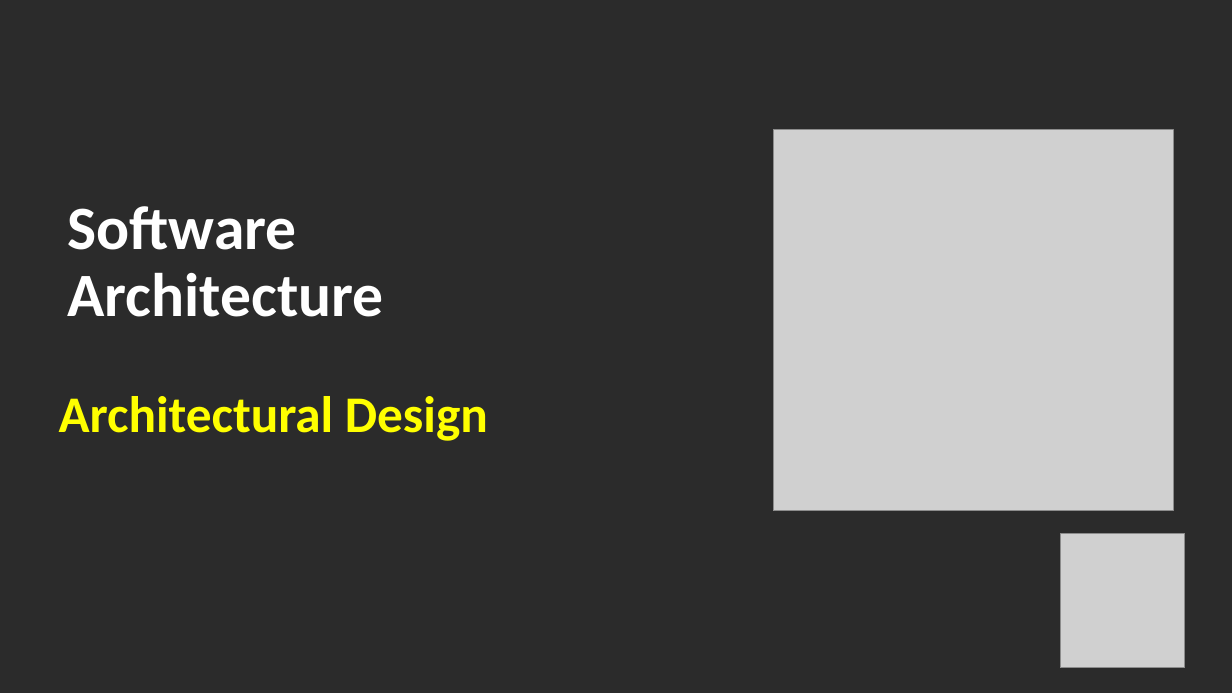
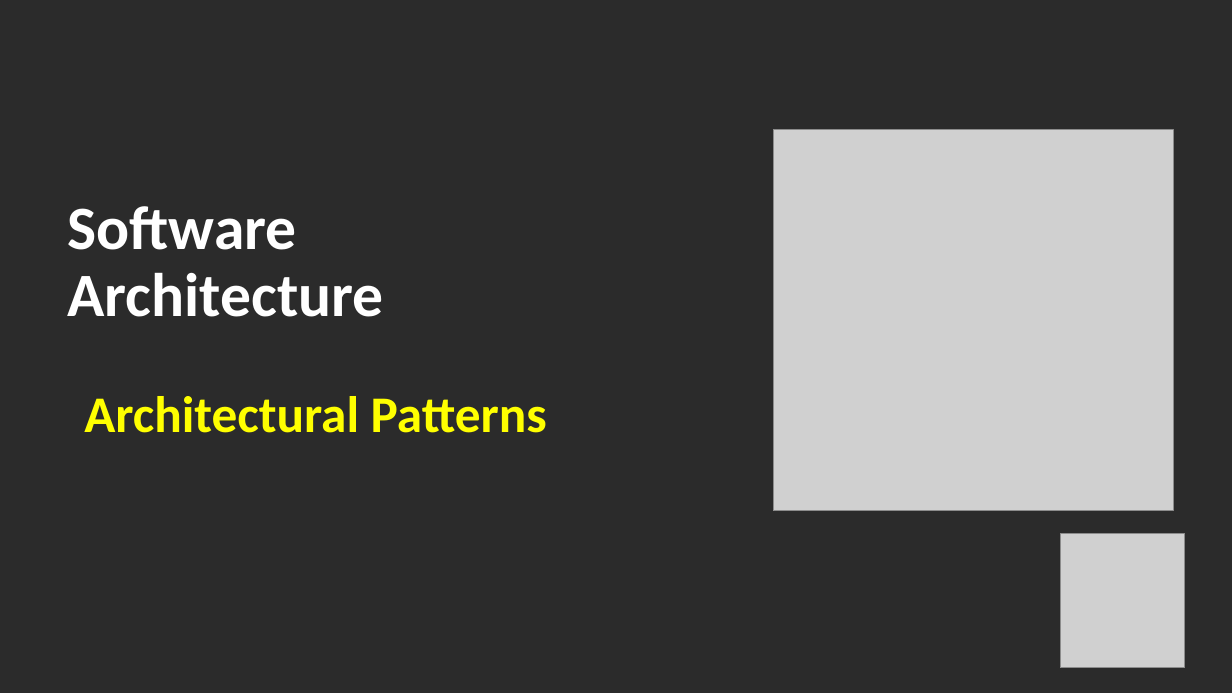
Before and after one commit to Jucer74/SoftwareArchitecture, a slide deck: slide 1 of Clases/04-ArchitecturalPatterns/SoftwareArchitecture-ArchitecturalPatterns.pptx. Drawn at 1232x693 pixels with LibreOffice and Linux fonts; fonts in the diff are those of the drawing; grey boxes stand for pictures; background and template pictures are left out; a plain dark background stands for a picture behind light text. Boxes give left, top, right and bottom in pixels: in the first picture for what was removed or moved away, otherwise in the second. Text is boxed around its words. In the diff, an @@ line names an element or a change of style, - is before the commit and + after.

```diff
--- a/Clases/04-ArchitecturalPatterns/SoftwareArchitecture-ArchitecturalPatterns.pptx
+++ b/Clases/04-ArchitecturalPatterns/SoftwareArchitecture-ArchitecturalPatterns.pptx
@@ text at bbox=[84, 396, 547, 433]: text changed @@
-Architectural Design
+Architectural Patterns
```
Also in this commit, not shown: 1 other slide changed, 23 slides added, 16 slides removed.
